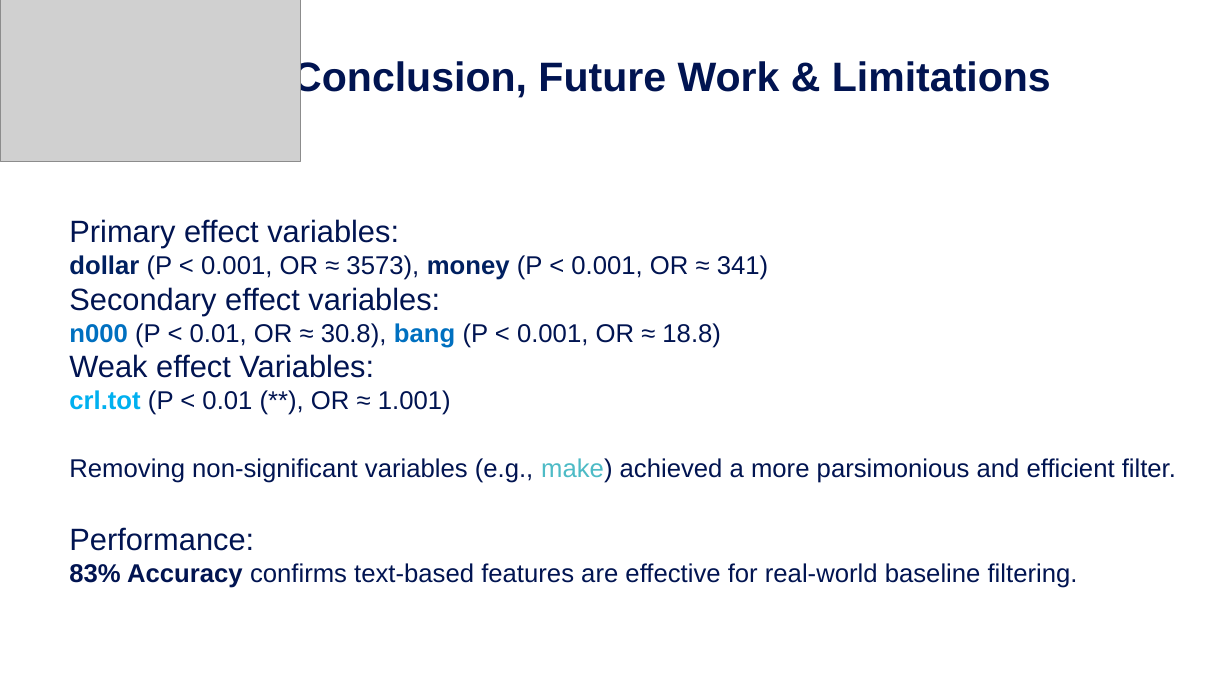
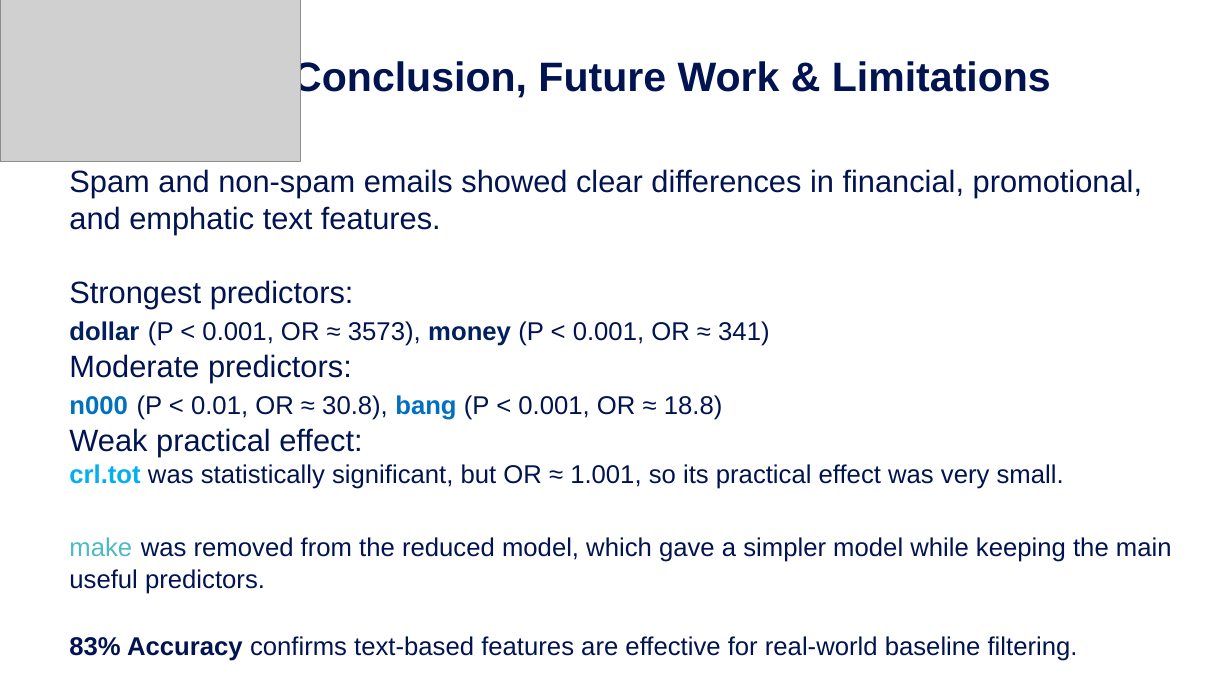
Before and after one commit to Zhengfu-Li/DAS-Group-22, a slide deck: slide 10 of Group_22_Presentation.pptx. Drawn at 1232x693 pixels with LibreOffice and Linux fonts; fonts in the diff are those of the drawing; grey boxes stand for pictures; background and template pictures are left out. Boxes give left, top, right and bottom in pixels: in the first picture for what was removed or moved away, otherwise in the second. Text is boxed around its words. In the diff, an @@ line names an element or a change of style, - is before the commit and + after.

Commit message:
Update presentation slides to final version
Revised the conclusion slides.

```diff
--- a/Group_22_Presentation.pptx
+++ b/Group_22_Presentation.pptx
@@ text "Spam and non-spam emails showed ...": place and size @@
-text "Spam and non-spam emails showed ..." at (69,219,1176,588)
+text "Spam and non-spam emails showed ..." at (69,169,1172,661)
@@ text at (69,169,1142,309): text changed @@
-Primary effect variables:
+Spam and non-spam emails showed clear differences in financial, promotional, and emphatic text features.
+Strongest predictors:
@@ text at (69,354,352,383): text changed @@
-Secondary effect variables:
+Moderate predictors:
@@ text at (69,428,1172,594): text changed @@
-Weak effect Variables:
-crl.tot (P < 0.01 (**), OR ≈ 1.001)
-Removing non-significant variables (e.g., make) achieved a more parsimonious and efficient filter.
-Performance:
+Weak practical effect:
+crl.tot was statistically significant, but OR ≈ 1.001, so its practical effect was very small.
+make was removed from the reduced model, which gave a simpler model while keeping the main useful predictors.
```
Also in this commit, not shown: 1 other slide changed, 1 other file.
